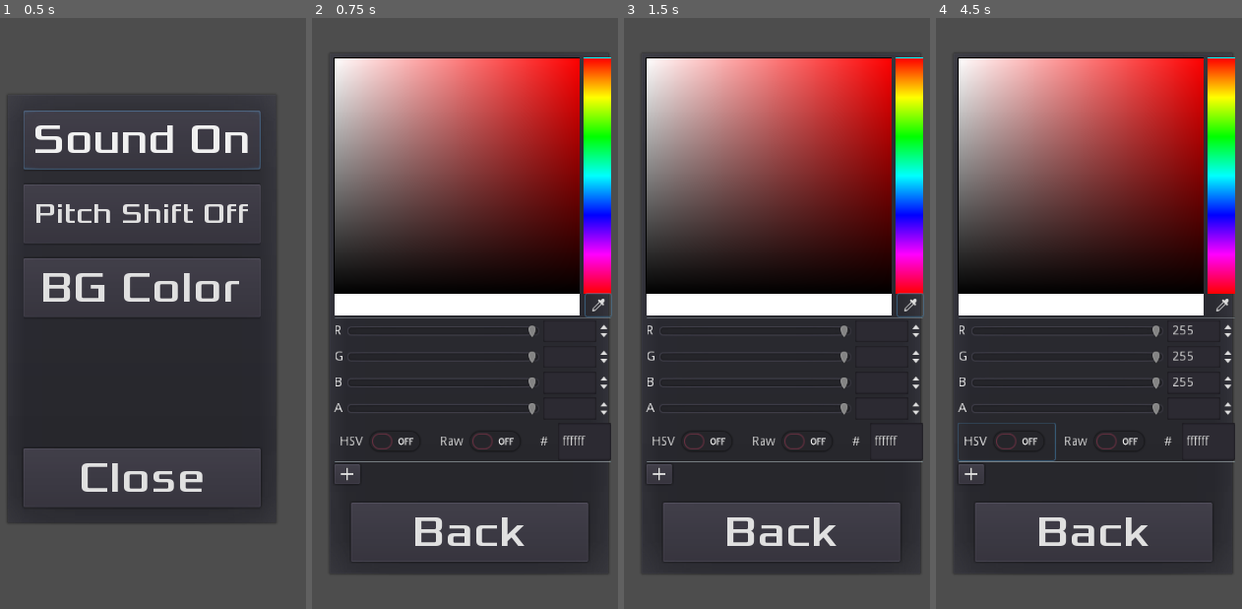
Above: before the commit, frames 1-4 (left to right).
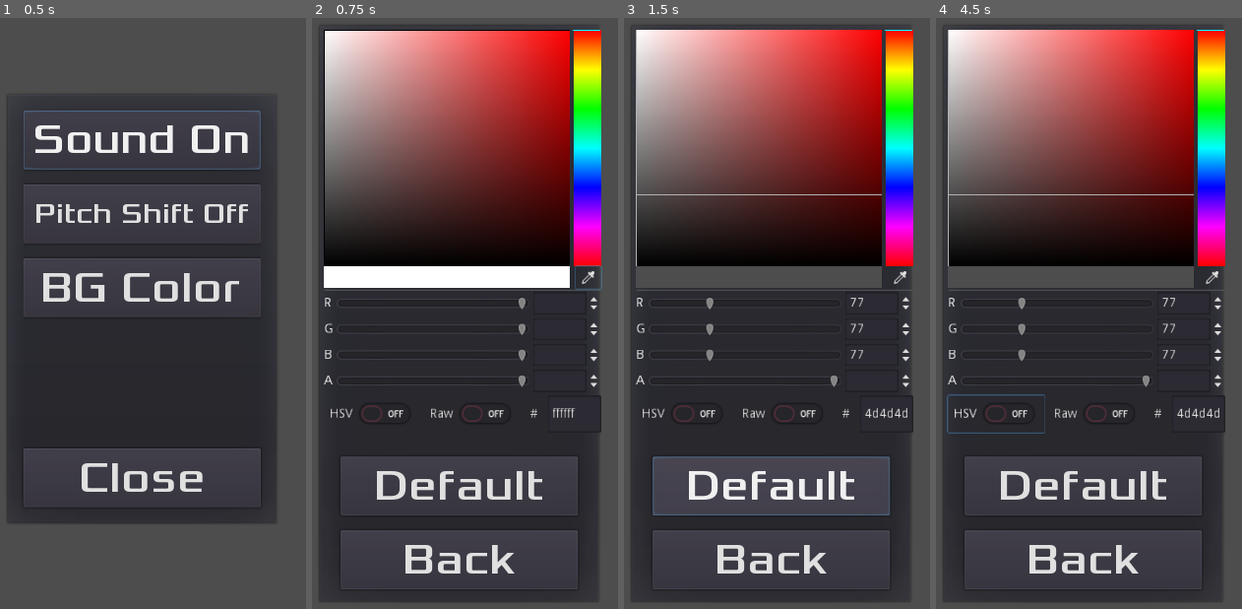
Above: after the commit, the same moments.

Repository: tomas7770/RunJump
Game: Godot game, scene res://scenes/SettingsHUD.tscn
Same seed, same stepped clock (60 frames per second), same inputs: the game is played once before the commit and once after it. This scene is started directly instead of the project's main scene.
Inputs (mouse positions are in pixels of both pictures, inside the frame that each line leads up to; where the layout moved, square brackets give the same spot in the first picture):
- Up to frame 1 (0.5 s): no input
- Up to frame 2 (0.75 s): click "BG Color" at 0.5 s
- Up to frame 3 (1.5 s): click (770, 484) at 1.25 s, where only the run after the commit has a clickable "Default"
- Up to frame 4 (4.5 s): click (1211, 278) [1223, 307] at 2 s; click "HSV" at 2.75 s; click (1211, 278) [1223, 307] at 3.5 s; click "HSV" at 4.25 s

Frame 1 is identical in both runs. In frame 2, 60% of the frame differs, in the area x 2-99%, y 1-99%; in frame 3, 61%; in frame 4, 60%.

Commit message:
Color picker: disabled color presets, fixed external clicks not being blocked, added option to reset color to default, small position/size tweaks

Diff:
--- a/scenes/SettingsHUD.gd
+++ b/scenes/SettingsHUD.gd
@@ -3,6 +3,7 @@
 onready var main_settings = $MainSettings
 onready var settings_list = $MainSettings/ScrollContainer/VBoxContainer
 onready var color_settings = $ColorSettings
+onready var color_picker = $ColorSettings/ColorPicker
 
 func _ready():
 	update_mute(GlobalVariables.mute_get())
@@ -44,3 +45,8 @@
 
 func _on_ColorPicker_color_changed(color):
 	VisualServer.set_default_clear_color(color)
+
+func _on_DefaultButton_pressed():
+	var color = ProjectSettings.get_setting("rendering/environment/default_clear_color")
+	color_picker.set_pick_color(color)
+	VisualServer.set_default_clear_color(color)
--- a/scenes/SettingsHUD.tscn
+++ b/scenes/SettingsHUD.tscn
@@ -139,11 +139,12 @@
 anchor_top = 0.5
 anchor_right = 0.5
 anchor_bottom = 0.5
-margin_left = -149.0
-margin_top = -285.0
-margin_right = 167.0
-margin_bottom = 285.0
-rect_min_size = Vector2( 0, 570 )
+margin_left = -160.0
+margin_top = -315.0
+margin_right = 156.0
+margin_bottom = 315.0
+rect_min_size = Vector2( 0, 630 )
+popup_exclusive = true
 __meta__ = {
 "_edit_use_anchors_": false
 }
@@ -153,6 +154,8 @@
 margin_top = 4.0
 margin_right = 4.0
 margin_bottom = 4.0
+presets_enabled = false
+presets_visible = false
 __meta__ = {
 "_edit_use_anchors_": false
 }
@@ -168,9 +171,29 @@
 margin_bottom = -16.0
 custom_fonts/font = SubResource( 5 )
 text = "Back"
+__meta__ = {
+"_edit_use_anchors_": false
+}
+
+[node name="DefaultButton" type="Button" parent="ColorSettings"]
+anchor_left = 0.5
+anchor_top = 1.0
+anchor_right = 0.5
+anchor_bottom = 1.0
+margin_left = -129.0
+margin_top = -160.0
+margin_right = 129.0
+margin_bottom = -96.0
+custom_fonts/font = SubResource( 5 )
+text = "Default"
+clip_text = true
+__meta__ = {
+"_edit_use_anchors_": false
+}
 [connection signal="pressed" from="MainSettings/ScrollContainer/VBoxContainer/MuteButton" to="." method="_on_MuteButton_pressed"]
 [connection signal="pressed" from="MainSettings/ScrollContainer/VBoxContainer/SFXShiftButton" to="." method="_on_SFXShiftButton_pressed"]
 [connection signal="pressed" from="MainSettings/ScrollContainer/VBoxContainer/ColorButton" to="." method="_on_ColorButton_pressed"]
 [connection signal="pressed" from="MainSettings/CloseButton" to="." method="_on_CloseButton_pressed"]
 [connection signal="color_changed" from="ColorSettings/ColorPicker" to="." method="_on_ColorPicker_color_changed"]
 [connection signal="pressed" from="ColorSettings/BackButton" to="." method="_on_BackButton_pressed"]
+[connection signal="pressed" from="ColorSettings/DefaultButton" to="." method="_on_DefaultButton_pressed"]
